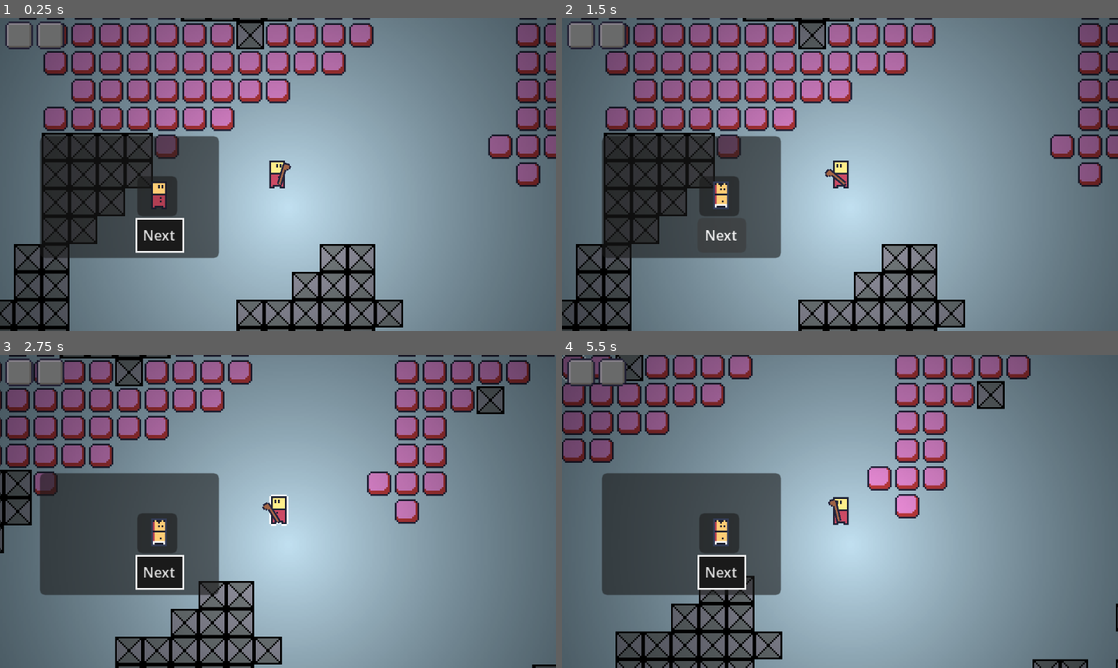
Above: before the commit, frames 1-4 (two rows, left to right).
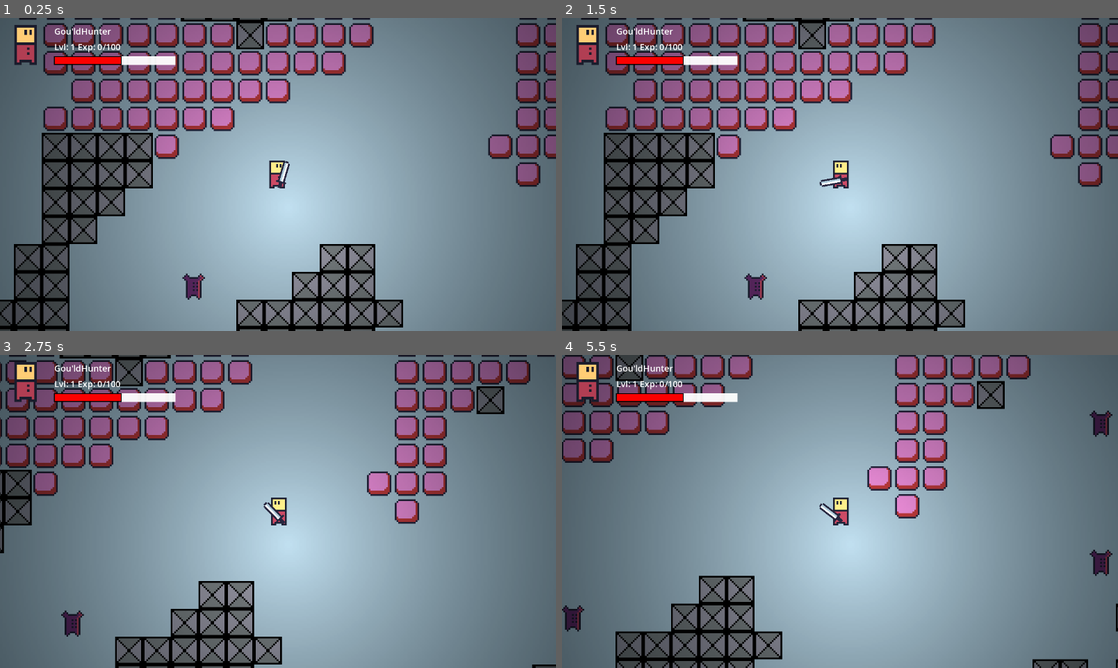
Above: after the commit, the same moments.

Repository: paulopieczarka/gwj94
Game: Godot game, scene res://main.tscn
Same seed, same stepped clock (60 frames per second), same inputs: the game is played once before the commit and once after it.
Inputs (mouse positions are in pixels of both pictures, inside the frame that each line leads up to):
- Up to frame 1 (0.25 s): no input
- Up to frame 2 (1.5 s): click (723, 233) at 0.5 s, where only the run before the commit has a clickable "Next"; click (723, 233) at 1.25 s, where only the run before the commit has a clickable "Next"
- Up to frame 3 (2.75 s): move the mouse to (278, 511) at 2.02 s; hold D (ui_right) from 2.03 s (still down); click (278, 511) at 2.1 s
- Up to frame 4 (5.5 s): move the mouse to (578, 373) at 2.77 s; release D (ui_right) at 2.78 s; hold S (ui_down) 2.78-3.53 s; click (578, 373) at 2.85 s; move the mouse to (600, 373) at 3.52 s; hold D (ui_right) 3.53-4.28 s; tap 1 (slot_1) at 3.6 s; click (600, 373) at 3.8 s; move the mouse to (806, 373) at 4.27 s; hold W (ui_up) 4.28-5.03 s; click (806, 373) at 4.35 s; move the mouse to (578, 367) at 5.02 s; hold A (ui_left) from 5.03 s (still down); click (578, 367) at 5.1 s

The runs differ from the first frame. In frame 1, 12% of the frame differs, in the area x 0-53%, y 1-90%; in frame 2, 12%; in frame 3, 15%; in frame 4, 15%, in the area x 0-99%, y 0-89%.

Commit message:
wip: playground

Diff:
--- /dev/null
+++ b/entities/bartolomeu.tscn
@@ -0,0 +1,51 @@
+[gd_scene format=3 uid="uid://clvei1d10j7ce"]
+
+[ext_resource type="Script" uid="uid://bkdpyo0soq87u" path="res://entities/entity_mob.gd" id="1_nl3d6"]
+[ext_resource type="Texture2D" uid="uid://jr2bjkpliauj" path="res://_assets/pack1.png" id="2_ovvbu"]
+[ext_resource type="PackedScene" uid="uid://cdhdomhf7wjuj" path="res://entities/components/health_component.tscn" id="3_h1qpg"]
+[ext_resource type="Script" uid="uid://paleu5x4o0pd" path="res://entities/components/targetable_component.gd" id="3_p8nuu"]
+[ext_resource type="Shader" uid="uid://dblwbun4vpfcx" path="res://_shaders/outline.gdshader" id="4_psbhq"]
+
+[sub_resource type="AtlasTexture" id="AtlasTexture_p8nuu"]
+atlas = ExtResource("2_ovvbu")
+region = Rect2(16, 32, 16, 16)
+
+[sub_resource type="CapsuleShape2D" id="CapsuleShape2D_lpio6"]
+radius = 4.0
+height = 14.0
+
+[sub_resource type="ShaderMaterial" id="ShaderMaterial_psbhq"]
+shader = ExtResource("4_psbhq")
+shader_parameter/color = Color(1, 1, 1, 1)
+shader_parameter/width = 1.0
+shader_parameter/pattern = 0
+shader_parameter/inside = false
+shader_parameter/add_margins = true
+shader_parameter/number_of_images = Vector2(4, 4)
+
+[sub_resource type="CapsuleShape2D" id="CapsuleShape2D_uqv5q"]
+radius = 6.0
+height = 20.0
+
+[node name="Bartolomeu" type="CharacterBody2D" unique_id=1579427443]
+script = ExtResource("1_nl3d6")
+title = "Bartolomeu"
+metadata/_custom_type_script = "uid://bkdpyo0soq87u"
+
+[node name="Sprite2D" type="Sprite2D" parent="." unique_id=1235254886]
+texture = SubResource("AtlasTexture_p8nuu")
+
+[node name="CollisionShape2D" type="CollisionShape2D" parent="." unique_id=864638527]
+position = Vector2(0, 1)
+shape = SubResource("CapsuleShape2D_lpio6")
+
+[node name="HealthComponent" parent="." unique_id=1363979014 instance=ExtResource("3_h1qpg")]
+value = 100.0
+
+[node name="TargetableComponent" type="Area2D" parent="." unique_id=1747442211]
+script = ExtResource("3_p8nuu")
+outline_material = SubResource("ShaderMaterial_psbhq")
+metadata/_custom_type_script = "uid://paleu5x4o0pd"
+
+[node name="CollisionShape2D" type="CollisionShape2D" parent="TargetableComponent" unique_id=1032745723]
+shape = SubResource("CapsuleShape2D_uqv5q")
--- /dev/null
+++ b/entities/components/aggro_component.gd
@@ -0,0 +1,26 @@
+extends Area2D
+
+class_name AggroComponent
+
+@export var target_group := "player"
+
+var target: Node2D
+
+func _ready() -> void:
+	body_entered.connect(_on_body_entered)
+	body_exited.connect(_on_body_exited)
+
+func _on_body_entered(body: Node2D) -> void:
+	print("dsds")
+	if body.is_in_group(target_group):
+		target = body
+
+func _on_body_exited(body: Node2D) -> void:
+	if body == target:
+		target = null
+
+func has_target() -> bool:
+	return is_instance_valid(target)
+
+func get_target_position() -> Vector2:
+	return target.global_position
--- /dev/null
+++ b/entities/components/aggro_component.tscn
@@ -0,0 +1,7 @@
+[gd_scene format=3 uid="uid://dquh4q5i7kkki"]
+
+[ext_resource type="Script" uid="uid://cimhekubq3hic" path="res://entities/components/aggro_component.gd" id="1_7xw3l"]
+
+[node name="AggroComponent" type="Area2D" unique_id=1448870019]
+collision_layer = 2
+script = ExtResource("1_7xw3l")
--- /dev/null
+++ b/entities/components/combat_component.gd
@@ -0,0 +1,5 @@
+extends Area2D
+
+@export var weapon: ItemWeapon
+
+@onready var parent := get_owner()
--- /dev/null
+++ b/entities/components/combat_component.tscn
@@ -0,0 +1,6 @@
+[gd_scene format=3 uid="uid://s5j0utb48150"]
+
+[ext_resource type="Script" uid="uid://ocbah012np5m" path="res://entities/components/combat_component.gd" id="1_05nlj"]
+
+[node name="CombatComponent" type="Area2D" unique_id=428850018]
+script = ExtResource("1_05nlj")
--- /dev/null
+++ b/entities/components/health_component.gd
@@ -0,0 +1,12 @@
+extends Node
+
+@export var max: float = 100.0
+@export var value = max
+
+func _ready() -> void:
+	add_to_group("damageable")
+
+
+# Called every frame. 'delta' is the elapsed time since the previous frame.
+func _process(delta: float) -> void:
+	pass
--- /dev/null
+++ b/entities/components/health_component.tscn
@@ -0,0 +1,6 @@
+[gd_scene format=3 uid="uid://cdhdomhf7wjuj"]
+
+[ext_resource type="Script" uid="uid://df4xxmb3uyav7" path="res://entities/components/health_component.gd" id="1_qlwiv"]
+
+[node name="HealthComponent" type="Node2D" unique_id=1363979014]
+script = ExtResource("1_qlwiv")
--- a/entities/components/interactable_component.gd
+++ b/entities/components/interactable_component.gd
@@ -1,23 +1,14 @@
 extends Area2D
 
 class_name InteractableComponent
-
-@export var highlight_material: ShaderMaterial
 
 signal interacted(actor: Node)
 
 var visual: CanvasItem
 @onready var entity := get_owner()
-@onready var sprite := entity.get_node_or_null("Sprite2D") as CanvasItem
 
 func _ready() -> void:
 	entity.add_to_group("interactable")
-
-	collision_layer = 2
-	collision_mask = 0
-
-	mouse_entered.connect(_on_mouse_entered)
-	mouse_exited.connect(_on_mouse_exited)
 
 
 func interaction(actor: Node) -> void:
@@ -30,11 +21,3 @@
 	var tween := create_tween()
 	tween.tween_property(entity, "scale", original_scale * 1.05, 0.08)
 	tween.tween_property(entity, "scale", original_scale, 0.08)
-
-func _on_mouse_entered() -> void:
-	if sprite:
-		sprite.material = highlight_material
-
-func _on_mouse_exited() -> void:
-	if sprite:
-		sprite.material = null
--- a/entities/components/interactable_component.tscn
+++ b/entities/components/interactable_component.tscn
@@ -1,13 +1,6 @@
 [gd_scene format=3 uid="uid://duqq801siq6s7"]
 
 [ext_resource type="Script" uid="uid://binjmtxe205bl" path="res://entities/components/interactable_component.gd" id="1_ao1mr"]
-[ext_resource type="Shader" uid="uid://dblwbun4vpfcx" path="res://_shaders/outline.gdshader" id="2_rj0ad"]
 
-[sub_resource type="ShaderMaterial" id="ShaderMaterial_rj0ad"]
-shader = ExtResource("2_rj0ad")
-shader_parameter/color = Color(1, 1, 1, 1)
-shader_parameter/size = 1
-
-[node name="InteractableComponent" type="Area2D" unique_id=713084401]
+[node name="InteractableComponent" type="Area2D" unique_id=295093477]
 script = ExtResource("1_ao1mr")
-highlight_material = SubResource("ShaderMaterial_rj0ad")
--- /dev/null
+++ b/entities/components/targetable_component.gd
@@ -0,0 +1,26 @@
+extends Area2D
+
+class_name TargetableComponent
+
+@export var outline_material: ShaderMaterial
+
+@onready var entity := get_owner()
+@onready var sprite := entity.get_node_or_null("Sprite2D") as CanvasItem
+
+var is_selected := false
+
+func _ready() -> void:
+	mouse_entered.connect(_on_mouse_entered)
+	mouse_exited.connect(_on_mouse_exited)
+
+func _on_mouse_entered() -> void:
+	is_selected = true
+
+	if sprite:
+		sprite.material = outline_material
+
+func _on_mouse_exited() -> void:
+	is_selected = false
+
+	if sprite:
+		sprite.material = null
--- /dev/null
+++ b/entities/components/targetable_component.tscn
@@ -0,0 +1,6 @@
+[gd_scene format=3 uid="uid://7iiinrluslk2"]
+
+[ext_resource type="Script" uid="uid://paleu5x4o0pd" path="res://entities/components/targetable_component.gd" id="1_o5xcf"]
+
+[node name="TargetableComponent" type="Area2D" unique_id=25792410]
+script = ExtResource("1_o5xcf")
--- /dev/null
+++ b/entities/entity.gd
@@ -0,0 +1,12 @@
+extends CharacterBody2D
+
+class_name Entity
+
+@export var title: String = ""
+
+@onready var sprite := $Sprite2D
+
+var facing_left := false
+
+func _process(_delta: float) -> void:
+	scale.x = -1.0 if facing_left else 1.0
--- /dev/null
+++ b/entities/entity.tscn
@@ -0,0 +1,22 @@
+[gd_scene format=3 uid="uid://dtcddfbpserq"]
+
+[ext_resource type="Script" uid="uid://b0kyfoslu6khl" path="res://entities/entity.gd" id="1_jm4vq"]
+[ext_resource type="Texture2D" uid="uid://jr2bjkpliauj" path="res://_assets/pack1.png" id="2_ep4xq"]
+
+[sub_resource type="AtlasTexture" id="AtlasTexture_lpio6"]
+atlas = ExtResource("2_ep4xq")
+region = Rect2(16, 32, 16, 16)
+
+[sub_resource type="CapsuleShape2D" id="CapsuleShape2D_jm4vq"]
+radius = 4.0
+height = 10.0
+
+[node name="Entity" type="CharacterBody2D" unique_id=1653364451]
+script = ExtResource("1_jm4vq")
+
+[node name="Sprite2D" type="Sprite2D" parent="." unique_id=1287376782]
+texture = SubResource("AtlasTexture_lpio6")
+
+[node name="CollisionShape2D" type="CollisionShape2D" parent="." unique_id=1482441978]
+position = Vector2(0, 3)
+shape = SubResource("CapsuleShape2D_jm4vq")
--- /dev/null
+++ b/entities/entity_mob.gd
@@ -0,0 +1,17 @@
+extends Entity
+
+class_name EntityMob
+
+@export var aggro_component: AggroComponent
+
+# Called when the node enters the scene tree for the first time.
+func _ready() -> void:
+	assert(not aggro_component, "Missing aggro component")
+
+
+func _process(delta: float) -> void:
+	super._process(delta)
+
+	if aggro_component != null:
+		facing_left = aggro_component.target.position.x < global_position.x
+		velocity.move_toward(aggro_component.target.position, delta)
--- a/entities/player.gd
+++ b/entities/player.gd
@@ -1,4 +1,4 @@
-extends CharacterBody2D
+extends Entity
 
 class_name Player
 
@@ -6,12 +6,11 @@
 const acceleration := 50
 const friction := 8
 
-@onready var sprite = $Sprite2D
 @onready var front_hand: Node2D = $Hand/Front
+@onready var weapon_sprite: Sprite2D = $Hand/Front/Node2D/Sprite2D
 @onready var animation_tree: AnimationTree = $AnimationTree
 @onready var sfx: AudioStreamPlayer2D = $AudioStreamPlayer2D
 
-var facing_left := false
 var locomotion: AnimationNodeStateMachinePlayback
 
 func _ready() -> void:
@@ -20,6 +19,9 @@
 	sprite.z_index = 1
 
 	$InteractableComponent.interacted.connect(_on_interacted)
+
+	if $CombatComponent.weapon != null:
+		weapon_sprite.texture = $CombatComponent.weapon.sprite
 
 	animation_tree.active = true
 	locomotion = animation_tree.get("parameters/StateMachine/playback")
@@ -33,11 +35,19 @@
 	front_hand.look_at(mouse_pos)
 	front_hand.scale.y = -1 if is_left else 1
 
+	$CombatComponent.scale.x = -1 if is_left else 1
+
 	if Input.is_action_just_pressed("slot_1"):
 		pass
 		#is_holding_ranged_weapon = !is_holding_ranged_weapon
 
 	if Input.is_action_just_pressed("interact"):
+		if !animation_tree.get("parameters/OneShot/active"):
+			animation_tree.set(
+				"parameters/OneShot/request",
+				AnimationNodeOneShot.ONE_SHOT_REQUEST_FIRE
+			)
+
 		var query := PhysicsPointQueryParameters2D.new()
 		query.position = get_global_mouse_position()
 		query.collision_mask = 2
@@ -48,10 +58,7 @@
 			var area := hit.collider as InteractableComponent
 
 			if area:
-				animation_tree.set(
-					"parameters/OneShot/request",
-					AnimationNodeOneShot.ONE_SHOT_REQUEST_FIRE
-				)
+
 				sfx.play()
 				area.interaction(self)
 				return
--- a/entities/player.tscn
+++ b/entities/player.tscn
@@ -2,25 +2,20 @@
 
 [ext_resource type="Script" uid="uid://ch06lda55tyyk" path="res://entities/player.gd" id="1_g2els"]
 [ext_resource type="Texture2D" uid="uid://jr2bjkpliauj" path="res://_assets/pack1.png" id="3_k00sm"]
-[ext_resource type="Shader" uid="uid://dblwbun4vpfcx" path="res://_shaders/outline.gdshader" id="4_qsoyl"]
+[ext_resource type="PackedScene" uid="uid://s5j0utb48150" path="res://entities/components/combat_component.tscn" id="5_6nm46"]
 [ext_resource type="PackedScene" uid="uid://duqq801siq6s7" path="res://entities/components/interactable_component.tscn" id="5_g8xtg"]
 [ext_resource type="Texture2D" uid="uid://btwar78o73gmm" path="res://_assets/weapons.png" id="5_k00sm"]
+[ext_resource type="Resource" uid="uid://caqaxsrk2qfy" path="res://items/item_weapon_sword.tres" id="6_6nm46"]
 [ext_resource type="AudioStream" uid="uid://blkyumosdnks" path="res://_audios/attack.wav" id="6_k00sm"]
 
 [sub_resource type="RectangleShape2D" id="RectangleShape2D_g2els"]
 size = Vector2(9, 4)
 
-[sub_resource type="ShaderMaterial" id="ShaderMaterial_6nm46"]
-shader = ExtResource("4_qsoyl")
-shader_parameter/color = Color(1, 1, 1, 1)
-shader_parameter/width = 1.0
-shader_parameter/pattern = 0
-shader_parameter/inside = false
-shader_parameter/add_margins = true
-shader_parameter/number_of_images = Vector2(4, 4)
-
 [sub_resource type="RectangleShape2D" id="RectangleShape2D_g8xtg"]
 size = Vector2(9, 16)
+
+[sub_resource type="CircleShape2D" id="CircleShape2D_6nm46"]
+radius = 13.0
 
 [sub_resource type="Animation" id="Animation_g8xtg"]
 length = 0.001
@@ -91,7 +86,8 @@
 
 [sub_resource type="Animation" id="Animation_0yn0j"]
 resource_name = "attack_sword"
-length = 0.1
+length = 0.13333667362071572
+loop_mode = 2
 tracks/0/type = "value"
 tracks/0/imported = false
 tracks/0/enabled = true
@@ -99,10 +95,10 @@
 tracks/0/interp = 1
 tracks/0/loop_wrap = true
 tracks/0/keys = {
-"times": PackedFloat32Array(0, 0.033340715, 0.06738334, 0.1),
-"transitions": PackedFloat32Array(1, 1, 1, 1),
-"update": 0,
-"values": [Vector2(4.0000005, 3), Vector2(7.9999995, 3), Vector2(6, 1), Vector2(4.0000005, 3)]
+"times": PackedFloat32Array(0, 0.033299413, 0.033333335, 0.06738334, 0.06763943, 0.1),
+"transitions": PackedFloat32Array(1, 1, 1, 1, 1, 1),
+"update": 0,
+"values": [Vector2(4.0000005, 3), Vector2(4, 0), Vector2(4.0000005, 3), Vector2(6, 1), Vector2(5.0000005, 7), Vector2(4.0000005, 3)]
 }
 tracks/1/type = "value"
 tracks/1/imported = false
@@ -111,10 +107,10 @@
 tracks/1/interp = 1
 tracks/1/loop_wrap = true
 tracks/1/keys = {
-"times": PackedFloat32Array(0, 0.033340715, 0.06738334, 0.1),
-"transitions": PackedFloat32Array(1, 1, 1, 1),
-"update": 0,
-"values": [1.3596115, 1.5707964, 2.0141098, 1.3596115]
+"times": PackedFloat32Array(0, 0.033299413, 0.033333335, 0.06738334, 0.06763943, 0.1),
+"transitions": PackedFloat32Array(1, 1, 1, 1, 1, 1),
+"update": 0,
+"values": [1.3596115, 0.20363581, 0.20245819323134262, 2.0141098, 2.274164, 1.3596115]
 }
 
 [sub_resource type="Animation" id="Animation_5illy"]
@@ -199,7 +195,7 @@
 [sub_resource type="AnimationNodeAnimation" id="AnimationNodeAnimation_k00sm"]
 animation = &"attack_sword"
 use_custom_timeline = true
-timeline_length = 0.4
+timeline_length = 0.5
 stretch_time_scale = true
 start_offset = 0.0
 loop_mode = 0
@@ -240,7 +236,7 @@
 graph_offset = Vector2(-85.05011, -145.39507)
 
 [sub_resource type="AnimationNodeBlendTree" id="AnimationNodeBlendTree_g8xtg"]
-graph_offset = Vector2(-315.2136, 57.90419)
+graph_offset = Vector2(-216.96016, 587.52057)
 nodes/output/position = Vector2(810, 150)
 nodes/StateMachine/node = SubResource("AnimationNodeStateMachine_1jwom")
 nodes/StateMachine/position = Vector2(-70, 260)
@@ -264,11 +260,18 @@
 shape = SubResource("RectangleShape2D_g2els")
 
 [node name="InteractableComponent" parent="." unique_id=321322412 instance=ExtResource("5_g8xtg")]
-highlight_material = SubResource("ShaderMaterial_6nm46")
 
 [node name="CollisionShape2D" type="CollisionShape2D" parent="InteractableComponent" unique_id=1853782935]
 position = Vector2(-0.5, 0)
 shape = SubResource("RectangleShape2D_g8xtg")
+
+[node name="CombatComponent" parent="." unique_id=2103855933 instance=ExtResource("5_6nm46")]
+weapon = ExtResource("6_6nm46")
+
+[node name="CollisionShape2D" type="CollisionShape2D" parent="CombatComponent" unique_id=759702719]
+position = Vector2(6, 1)
+shape = SubResource("CircleShape2D_6nm46")
+debug_color = Color(0.8258743, 0.12167042, 0.91070867, 0.41960785)
 
 [node name="Hand" type="Node2D" parent="." unique_id=479853967]
 
--- /dev/null
+++ b/items/item.gd
@@ -0,0 +1,10 @@
+extends Resource
+
+class_name Item
+
+@export var title: String = ""
+@export var description: String = ""
+
+@export var sprite: Texture2D
+
+@export var hand_position: Vector2
--- /dev/null
+++ b/items/item_weapon.gd
@@ -0,0 +1,5 @@
+extends Item
+
+class_name ItemWeapon
+
+@export var damage: float = 10.0
--- /dev/null
+++ b/items/item_weapon_oak_staff.tres
@@ -0,0 +1,15 @@
+[gd_resource type="Resource" script_class="ItemWeapon" format=3 uid="uid://jflyfox8w7un"]
+
+[ext_resource type="Script" uid="uid://bsbuvikrd3irh" path="res://items/item_weapon.gd" id="1_h7ndt"]
+[ext_resource type="Texture2D" uid="uid://btwar78o73gmm" path="res://_assets/weapons.png" id="2_8pbmd"]
+
+[sub_resource type="AtlasTexture" id="AtlasTexture_8se3q"]
+atlas = ExtResource("2_8pbmd")
+region = Rect2(0, 0, 16, 16)
+
+[resource]
+script = ExtResource("1_h7ndt")
+title = "Oak Staff"
+description = "Organic Staff"
+sprite = SubResource("AtlasTexture_8se3q")
+hand_position = Vector2(4, 3)
--- /dev/null
+++ b/items/item_weapon_sword.tres
@@ -0,0 +1,14 @@
+[gd_resource type="Resource" script_class="ItemWeapon" format=3 uid="uid://caqaxsrk2qfy"]
+
+[ext_resource type="Script" uid="uid://bsbuvikrd3irh" path="res://items/item_weapon.gd" id="1_tb54b"]
+[ext_resource type="Texture2D" uid="uid://btwar78o73gmm" path="res://_assets/weapons.png" id="2_la3sd"]
+
+[sub_resource type="AtlasTexture" id="AtlasTexture_tb54b"]
+atlas = ExtResource("2_la3sd")
+region = Rect2(16, 0, 16, 16)
+
+[resource]
+script = ExtResource("1_tb54b")
+title = "Sword"
+description = "A sword"
+sprite = SubResource("AtlasTexture_tb54b")
--- a/main.tscn
+++ b/main.tscn
@@ -5,10 +5,8 @@
 [ext_resource type="Texture2D" uid="uid://edj8jmat7klk" path="res://_assets/marker.png" id="3_5vw27"]
 [ext_resource type="PackedScene" uid="uid://gbd0stvh6j23" path="res://entities/player.tscn" id="3_272bh"]
 [ext_resource type="PackedScene" uid="uid://bh0r1p6gtyajc" path="res://entities/strange_body.tscn" id="3_kek77"]
-[ext_resource type="Texture2D" uid="uid://jr2bjkpliauj" path="res://_assets/pack1.png" id="4_kek77"]
-[ext_resource type="PackedScene" uid="uid://duqq801siq6s7" path="res://entities/components/interactable_component.tscn" id="5_4c57u"]
-[ext_resource type="PackedScene" uid="uid://ri8kxjrbpl1r" path="res://ui/player_selector.tscn" id="5_272bh"]
-[ext_resource type="PackedScene" uid="uid://dsa7aacyba5kp" path="res://ui/hotbar.tscn" id="9_kek77"]
+[ext_resource type="PackedScene" uid="uid://clvei1d10j7ce" path="res://entities/bartolomeu.tscn" id="4_5vw27"]
+[ext_resource type="PackedScene" uid="uid://cm5v17dwepjwv" path="res://ui/player_stats.tscn" id="8_5vw27"]
 
 [sub_resource type="GDScript" id="GDScript_7mycd"]
 
@@ -47,27 +45,6 @@
 terrain_set_0/terrain_0/color = Color(0.5, 0.34375, 0.25, 1)
 sources/0 = SubResource("TileSetAtlasSource_0xm2m")
 
-[sub_resource type="RectangleShape2D" id="RectangleShape2D_lpio6"]
-size = Vector2(9, 16)
-
-[sub_resource type="RectangleShape2D" id="RectangleShape2D_uqv5q"]
-size = Vector2(9, 16)
-
-[sub_resource type="PackedScene" id="PackedScene_efxa6"]
-_bundled = {
-"conn_count": 0,
-"conns": PackedInt32Array(),
-"editable_instances": [],
-"id_paths": [],
-"names": PackedStringArray("Entity", "CharacterBody2D", "CollisionShape2D", "position", "shape", "Sprite2D", "texture", "region_enabled", "region_rect", "InteractableComponent", "sprite", "CanvasLayer", "Label", "offset_left", "offset_top", "offset_right", "offset_bottom", "theme_override_colors/font_shadow_color", "theme_override_colors/font_outline_color", "theme_override_font_sizes/font_size", "text"),
-"node_count": 7,
-"node_ids": PackedInt32Array(1029041407, 1312152026, 1588553235, 713084401, 462213247, 748352026, 1087819915),
-"node_paths": [],
-"nodes": PackedInt32Array(-1, -1, 1, 0, -1, 0, 0, 0, 0, 2, 2, -1, 2, 3, 0, 4, 1, 0, 0, 0, 5, 5, -1, 3, 6, 2, 7, 3, 8, 4, 0, 0, 0, 2147483647, 9, 5, 1, 1073741834, 6, 0, 3, 0, 2, 2, -1, 2, 3, 0, 4, 7, 0, 0, 0, 11, 11, -1, 0, 0, 5, 0, 12, 12, -1, 8, 13, 8, 14, 9, 15, 10, 16, 11, 17, 12, 18, 13, 19, 14, 20, 15, 0),
-"variants": [Vector2(-0.5, 0), SubResource("RectangleShape2D_lpio6"), ExtResource("4_kek77"), true, Rect2(32, 32, 16, 16), ExtResource("5_4c57u"), NodePath("../Sprite2D"), SubResource("RectangleShape2D_uqv5q"), -5.0, -17.0, 5.0, -10.0, Color(0, 0, 0, 0.8156863), Color(0, 0, 0, 1), 4, "Andy"],
-"version": 3
-}
-
 [sub_resource type="Gradient" id="Gradient_7mycd"]
 colors = PackedColorArray(1, 1, 1, 1, 0, 0, 0, 0)
 
@@ -88,7 +65,8 @@
 tile_set = SubResource("TileSet_h2yge")
 script = ExtResource("2_272bh")
 strange_body_scene = ExtResource("3_kek77")
-entity_scene = SubResource("PackedScene_efxa6")
+entity_scene = ExtResource("4_5vw27")
+mobs = Array[PackedScene]([ExtResource("4_5vw27")])
 
 [node name="Entities" type="Node2D" parent="." unique_id=1204824162]
 unique_name_in_owner = true
@@ -115,18 +93,10 @@
 texture = ExtResource("3_5vw27")
 
 [node name="CanvasLayer" type="CanvasLayer" parent="." unique_id=801680262]
+scale = Vector2(0.5, 0.5)
+transform = Transform2D(0.5, 0, 0, 0.5, 0, 0)
 
-[node name="Hotbar" parent="CanvasLayer" unique_id=592310289 instance=ExtResource("9_kek77")]
-offset_left = 11.0
-offset_top = 10.0
-offset_right = 11.0
-offset_bottom = 10.0
-
-[node name="PlayerSelector" parent="CanvasLayer" unique_id=1503753066 instance=ExtResource("5_272bh")]
-offset_left = 43.0
-offset_top = 84.0
-offset_right = 43.0
-offset_bottom = 84.0
+[node name="PlayerStats" parent="CanvasLayer" unique_id=1671450359 instance=ExtResource("8_5vw27")]
 
 [node name="CanvasModulate" type="CanvasModulate" parent="." unique_id=882037872]
 color = Color(0.24705882, 0.29411766, 0.3137255, 1)
--- /dev/null
+++ b/ui/player_stats.tscn
@@ -0,0 +1,62 @@
+[gd_scene format=3 uid="uid://cm5v17dwepjwv"]
+
+[ext_resource type="Texture2D" uid="uid://jr2bjkpliauj" path="res://_assets/pack1.png" id="1_hyr3f"]
+
+[sub_resource type="AtlasTexture" id="AtlasTexture_lpio6"]
+atlas = ExtResource("1_hyr3f")
+region = Rect2(0, 0, 16, 16)
+
+[sub_resource type="StyleBoxFlat" id="StyleBoxFlat_yn8fi"]
+bg_color = Color(18.258297, 18.892157, 17.765293, 0.9372549)
+
+[sub_resource type="StyleBoxFlat" id="StyleBoxFlat_a4bnk"]
+bg_color = Color(0.9882353, 0, 0, 1)
+border_width_left = 1
+border_width_top = 1
+border_width_right = 1
+border_width_bottom = 1
+border_color = Color(0, 0, 0, 1)
+corner_detail = 1
+
+[node name="PlayerStats" type="Control" unique_id=1671450359]
+layout_mode = 3
+anchors_preset = 0
+
+[node name="BoxContainer" type="BoxContainer" parent="." unique_id=1510195398]
+layout_mode = 1
+offset_right = 40.0
+offset_bottom = 40.0
+offset_transform_enabled = true
+offset_transform_position = Vector2(8, 8)
+
+[node name="BoxContainer" type="BoxContainer" parent="BoxContainer" unique_id=1991905992]
+layout_mode = 2
+
+[node name="TextureRect" type="TextureRect" parent="BoxContainer/BoxContainer" unique_id=1048423262]
+layout_mode = 2
+texture = SubResource("AtlasTexture_lpio6")
+expand_mode = 2
+
+[node name="CenterContainer" type="CenterContainer" parent="BoxContainer/BoxContainer" unique_id=328073498]
+layout_mode = 2
+
+[node name="VBoxContainer" type="VBoxContainer" parent="BoxContainer" unique_id=241942593]
+layout_mode = 2
+
+[node name="PlayerName" type="Label" parent="BoxContainer/VBoxContainer" unique_id=451604878]
+layout_mode = 2
+theme_override_font_sizes/font_size = 10
+text = "Gou'ldHunter"
+
+[node name="PlayerLevel" type="Label" parent="BoxContainer/VBoxContainer" unique_id=424229675]
+layout_mode = 2
+theme_override_font_sizes/font_size = 10
+text = "Lvl: 1 Exp: 0/100"
+
+[node name="ProgressBar" type="ProgressBar" parent="BoxContainer/VBoxContainer" unique_id=546259832]
+custom_minimum_size = Vector2(140, 10)
+layout_mode = 2
+theme_override_styles/background = SubResource("StyleBoxFlat_yn8fi")
+theme_override_styles/fill = SubResource("StyleBoxFlat_a4bnk")
+value = 55.0
+show_percentage = false
--- a/world/map.gd
+++ b/world/map.gd
@@ -6,6 +6,8 @@
 @onready var marker := $%Marker
 @onready var player := $%Player
 @onready var tile_map_layer := $%TileMapLayer
+
+@export var mobs: Array[PackedScene]
 
 func _ready() -> void:
 	var generator := WorldGenerator.new()
@@ -29,6 +31,12 @@
 				#var npc := entity_scene.instantiate() as CharacterBody2D
 				#npc.global_position = tile_map_layer.to_global(tile_map_layer.map_to_local(tile_pos))
 				#$%Entities.add_child(npc)
+				continue
+
+			if grid[x][y] == WorldGenerator.Cell.MOB_POINT:
+				var npc := mobs.pick_random().instantiate() as Entity
+				npc.global_position = tile_map_layer.to_global(tile_map_layer.map_to_local(tile_pos))
+				$%Entities.add_child(npc)
 				continue
 
 			if grid[x][y] == WorldGenerator.Cell.RESOURCE:
--- a/world/world_generator.gd
+++ b/world/world_generator.gd
@@ -2,7 +2,7 @@
 
 class_name WorldGenerator
 
-enum Cell { WALL, FLOOR, SPAWN_POINT, RESOURCE, NPC_POINT }
+enum Cell { WALL, FLOOR, SPAWN_POINT, RESOURCE, NPC_POINT, MOB_POINT }
 
 func generate(width: int, height: int) -> Array[Array]:
 	var grid := _init_grid(width, height)
@@ -20,6 +20,10 @@
 
 	var spawn_point: Vector2i = best_spawn_region.pick_random()
 	grid[spawn_point.x][spawn_point.y] = Cell.SPAWN_POINT
+
+	for i in range(200):
+		var point: Vector2i = best_spawn_region.pick_random()
+		grid[point.x][point.y] = Cell.MOB_POINT
 
 	for region in _get_regions(grid, Cell.WALL):
 		if region.size() < 50:
Binary file added: _assets/player_stats.png
Not shown, added: _assets/player_stats.png.import
Binary file changed: _assets/weapons.aseprite
Binary file changed: _assets/weapons.png
Not shown, added: entities/components/aggro_component.gd.uid
Not shown, added: entities/components/combat_component.gd.uid
Not shown, added: entities/components/health_component.gd.uid
Not shown, added: entities/components/targetable_component.gd.uid
Not shown, added: entities/entity.gd.uid
Not shown, added: entities/entity_mob.gd.uid
Not shown, added: items/item.gd.uid
Not shown, added: items/item_weapon.gd.uid
